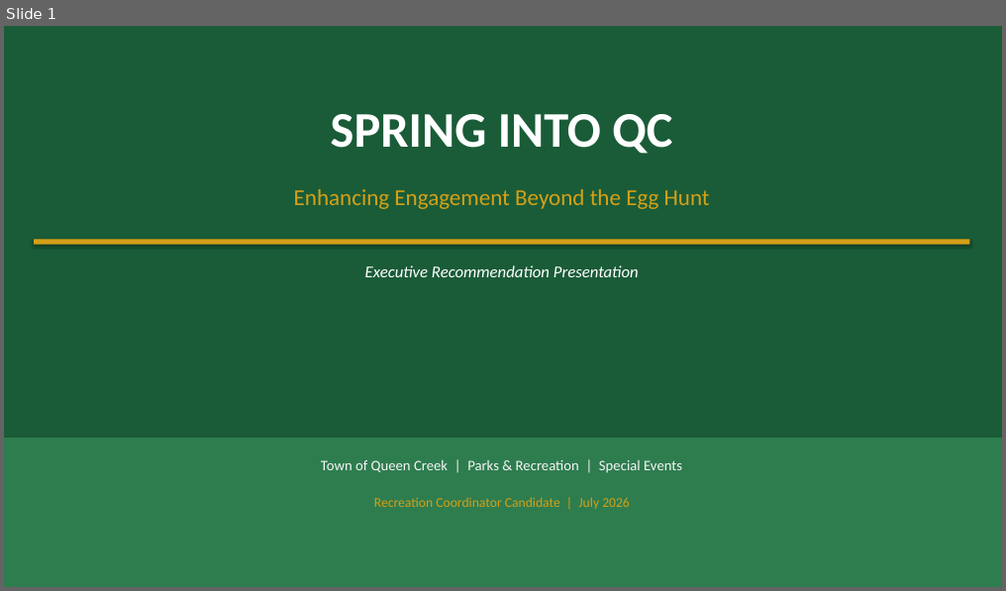
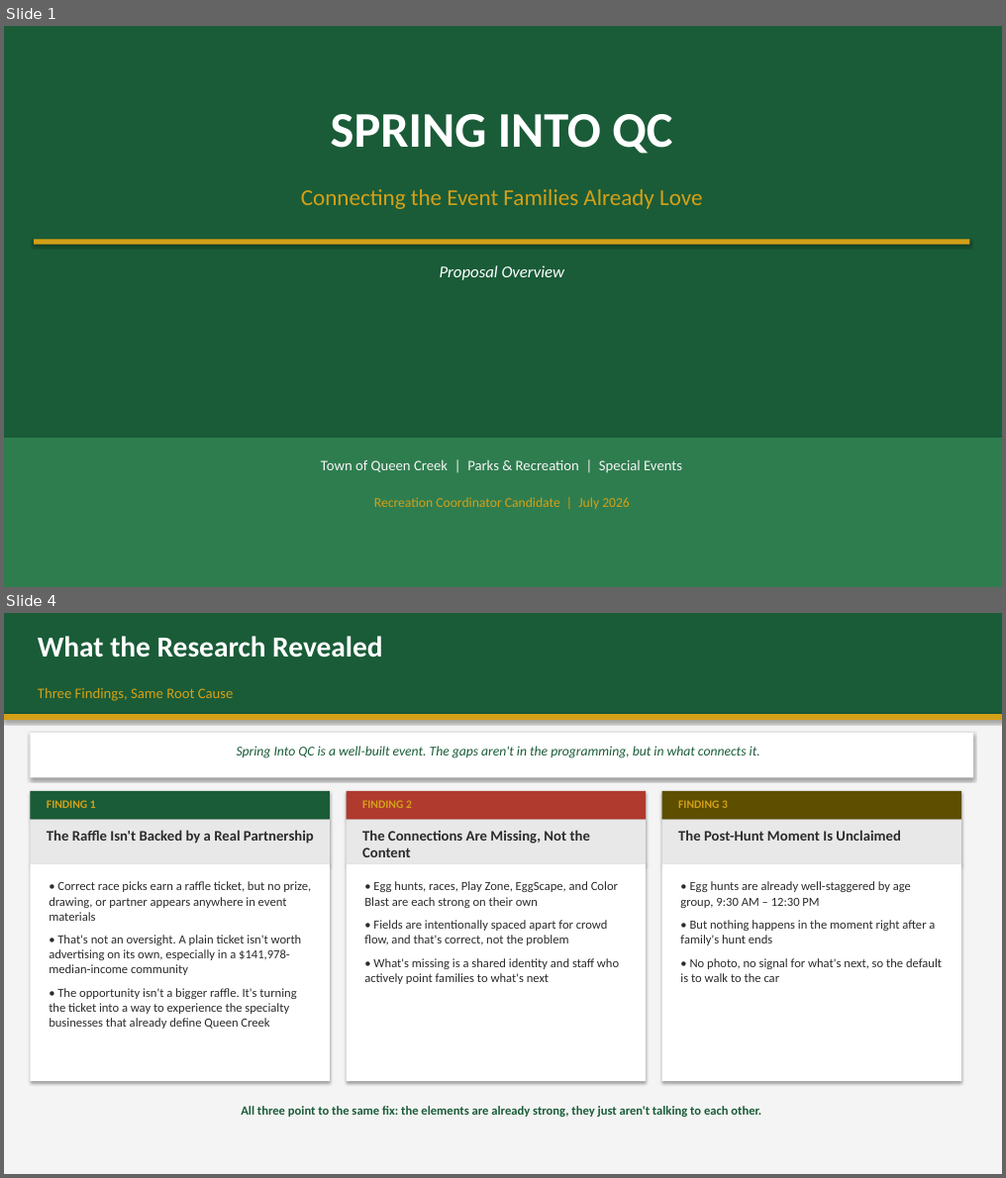
Before and after one commit to billy12/qc, a slide deck: SpringIntoQC_Presentation.pptx. Shown one above the other, each under a label of ours: slide 1 before the commit, slides 1 and 4 after it; the slides between them are not shown. The pictures are 1006x591 and 1006x1178 pixels, drawn with LibreOffice and Linux fonts; fonts in the diff are those of the drawing. Boxes give left, top, right and bottom in pixels: in the first picture for what was removed or moved away, otherwise in the second. Text is boxed around its words. In the diff, an @@ line names an element or a change of style, - is before the commit and + after.

```diff
--- a/SpringIntoQC_Presentation.pptx
+++ b/SpringIntoQC_Presentation.pptx
@@ slide 4 added at (4, 613, 1002, 1174), background #FFFFFF @@
@@ rectangle added at (4, 613, 1002, 1174), fill #F4F4F4 @@
@@ rectangle added at (4, 613, 1002, 714), fill #1A5C38 @@
@@ text added at (38, 636, 382, 658), 28 pt, text #FFFFFF, bold @@
+What the Research Revealed
@@ text added at (38, 688, 234, 701), 14 pt, text #D4A017 @@
+Three Findings, Same Root Cause
@@ rectangle added at (4, 714, 1002, 720), fill #D4A017 @@
@@ rectangle added at (30, 733, 973, 777), fill #FFFFFF @@
@@ text added at (237, 746, 760, 759), 13 pt, text #1A5C38, italic @@
+Spring Into QC is a well-built event. The gaps aren't in the programming, but in what connects it.
@@ rectangle added at (30, 791, 330, 820), fill #1A5C38 @@
@@ rectangle added at (30, 820, 330, 864), fill #E8E8E8 @@
@@ text added at (47, 800, 96, 808), 11 pt, text #D4A017, bold @@
+FINDING 1
@@ rectangle added at (347, 791, 646, 820), fill #B03A2E @@
@@ rectangle added at (347, 820, 646, 864), fill #E8E8E8 @@
@@ text added at (362, 800, 412, 808), 11 pt, text #D4A017, bold @@
+FINDING 2
@@ rectangle added at (662, 791, 961, 820), fill #5D4E00 @@
@@ rectangle added at (662, 820, 961, 864), fill #E8E8E8 @@
@@ text added at (678, 800, 728, 808), 11 pt, text #D4A017, bold @@
+FINDING 3
@@ text added at (47, 830, 314, 844), 14 pt, text #2B2B2B, bold @@
+The Raffle Isn't Backed by a Real Partnership
@@ text added at (362, 830, 590, 858), 14 pt, text #2B2B2B, bold @@
+The Connections Are Missing, Not the Content
@@ text added at (678, 830, 900, 841), 14 pt, text #2B2B2B, bold @@
+The Post-Hunt Moment Is Unclaimed
@@ rectangle added at (30, 864, 330, 1081), fill #FFFFFF @@
@@ rectangle added at (347, 864, 646, 1081), fill #FFFFFF @@
@@ rectangle added at (662, 864, 961, 1081), fill #FFFFFF @@
@@ text added at (49, 881, 311, 1029), 12 pt, text #2B2B2B @@
+• Correct race picks earn a raffle ticket, but no prize, drawing, or partner appears anywhere in event materials
+• That's not an oversight. A plain ticket isn't worth advertising on its own, especially in a $141,978-median-income community
+• The opportunity isn't a bigger raffle. It's turning the ticket into a way to experience the specialty businesses that already define Queen Creek
@@ text added at (364, 881, 619, 984), 12 pt, text #2B2B2B @@
+• Egg hunts, races, Play Zone, EggScape, and Color Blast are each strong on their own
+• Fields are intentionally spaced apart for crowd flow, and that's correct, not the problem
+• What's missing is a shared identity and staff who actively point families to what's next
@@ text added at (680, 881, 942, 982), 12 pt, text #2B2B2B @@
+• Egg hunts are already well-staggered by age group, 9:30 AM – 12:30 PM
+• But nothing happens in the moment right after a family's hunt ends
+• No photo, no signal for what's next, so the default is to walk to the car
@@ text added at (241, 1106, 761, 1117), 12 pt, text #1A5C38, bold @@
+All three point to the same fix: the elements are already strong, they just aren't talking to each other.
@@ slide 1 changed as well @@
@@ text at (301, 189, 702, 209): text changed @@
-Enhancing Engagement Beyond the Egg Hunt
+Connecting the Event Families Already Love
@@ text at (440, 266, 564, 280): text changed @@
-Executive Recommendation Presentation
+Proposal Overview
```
Also in this commit, not shown: 1 other slide changed, 7 other slides added, 9 slides removed, 9 other files.
